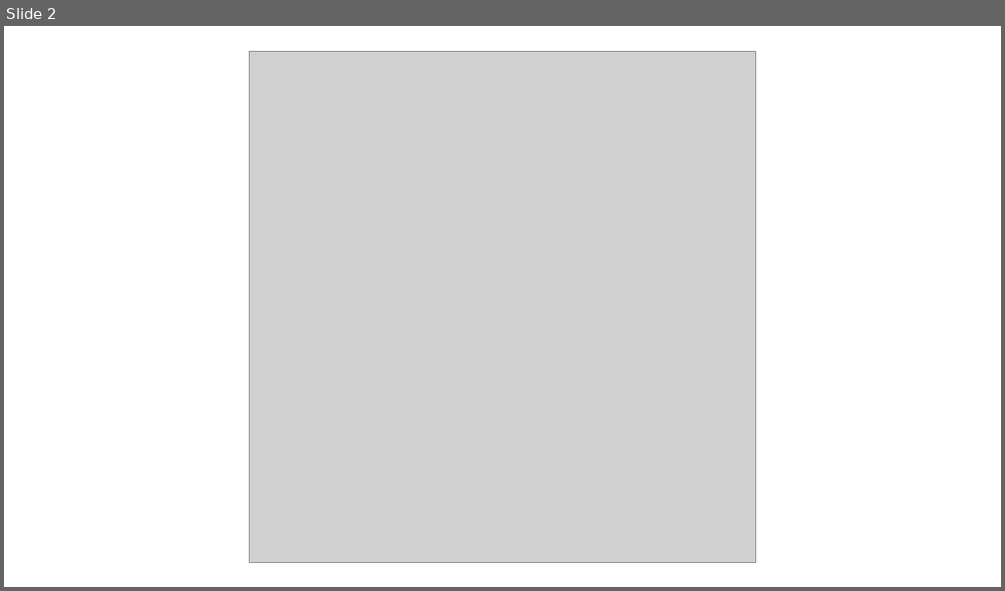
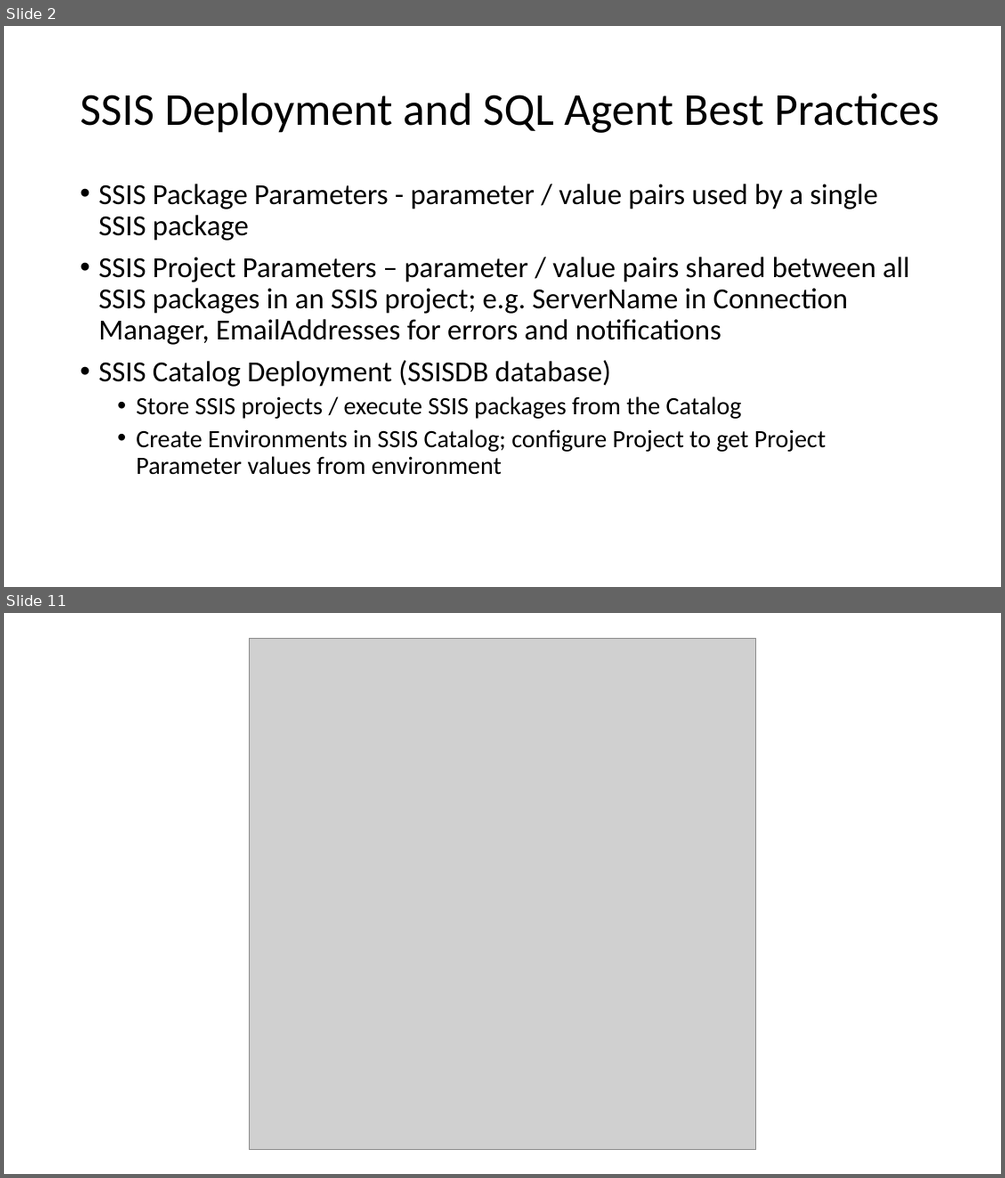
Before and after one commit to agent86ray/ETL-Patterns, a slide deck: SSIS_DEPLOYMENT_AND_SQL_AGENT/SSIS_DEPLOYMENT_AND_SQL_AGENT_SCREEN_SHOTS.pptx. Shown one above the other, each under a label of ours: slide 2 before the commit, slides 2 and 11 after it; the slides between them are not shown. The pictures are 1005x591 and 1005x1178 pixels, drawn with LibreOffice and Linux fonts; fonts in the diff are those of the drawing; grey boxes stand for pictures. Boxes give left, top, right and bottom in pixels: in the first picture for what was removed or moved away, otherwise in the second. Text is boxed around its words. In the diff, an @@ line names an element or a change of style, - is before the commit and + after.

Commit message:
Add package to demonstrate SSIS Package parameters.

```diff
--- a/SSIS_DEPLOYMENT_AND_SQL_AGENT/SSIS_DEPLOYMENT_AND_SQL_AGENT_SCREEN_SHOTS.pptx
+++ b/SSIS_DEPLOYMENT_AND_SQL_AGENT/SSIS_DEPLOYMENT_AND_SQL_AGENT_SCREEN_SHOTS.pptx
@@ slide 2 added at bbox=[4, 26, 1001, 587], background #FFFFFF @@
@@ title added at bbox=[80, 93, 938, 133], 44 pt, text #000000 @@
+SSIS Deployment and SQL Agent Best Practices
@@ text added at bbox=[98, 184, 910, 475], 28 pt, text #000000 @@
+• SSIS Package Parameters - parameter / value pairs used by a single SSIS package
+• SSIS Project Parameters – parameter / value pairs shared between all SSIS packages in an SSIS project; e.g. ServerName in Connection Manager, EmailAddresses for errors and notifications
+• SSIS Catalog Deployment (SSISDB database)
+  • Store SSIS projects / execute SSIS packages from the Catalog
+  • Create Environments in SSIS Catalog; configure Project to get Project Parameter values from environment
@@ what was slide 2 is now slide 11 @@
```
Also in this commit, not shown: 1 slide changed, 8 other slides added, 6 other files.
